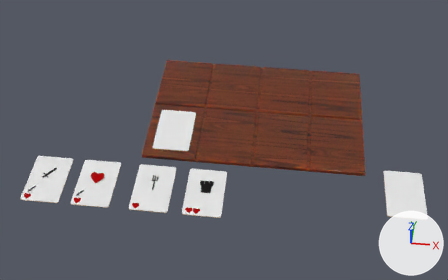
The Blender file blender/card-game.blend, before and after one commit.
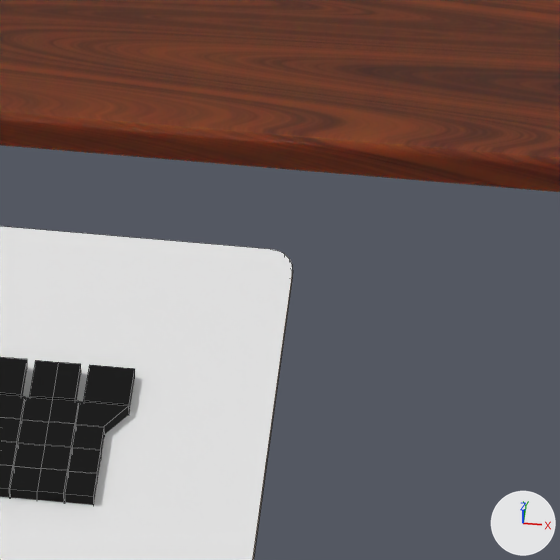
The first picture shows the older version from a 50 mm lens placed at (0.9, -25.6, 25.6), pointed at (-1.7, -2.1, -0.1). The close-ups show both versions on the part from 45% to 56% of the width and 54% to 71% of the height of that picture; other places that the commit changed are outside them. Arrows for +X, +Y and +Z are at lower right; the lights stay in place. The close-ups show mesh edges as thin lines.

Objects in the first close-up: 'Board', 'Card.005', 'Cube.012'.
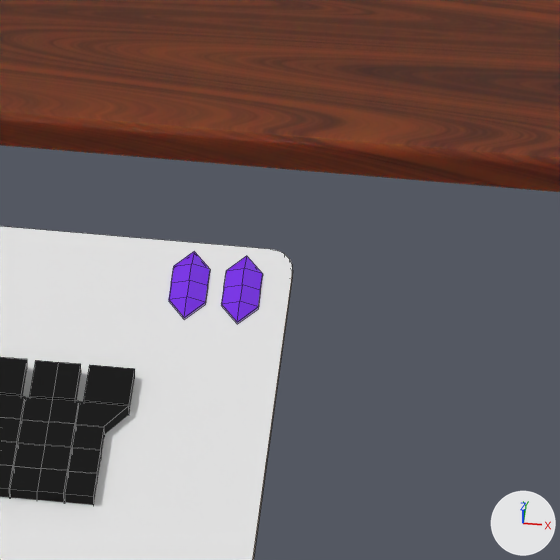
Pixel boxes (x1, y1, x2, y2) of what changed, in the close-ups (560 x 560 px):
'Gem.002', added (purple)
    after: (221, 256, 263, 323)
'Gem.003', added (purple)
    after: (169, 251, 210, 319)

The change, as a diff of the scene's bpy script:
```diff
--- a/blender/card-game.blend.py
+++ b/blender/card-game.blend.py
@@ mat_gem @@
+mat_gem = principled_material('Gem')
+mat_gem.base_color = (0.182, 0.0122, 0.8)  # purple #761de7
+mat_gem.roughness = 0.0
+mat_gem.sheen_weight = 0.2
@@ me_cube_005 @@
+me_cube_005.from_pydata([(0.0, -0.265, 0.038), (0.0, -0.265, 0.059), (0.113, 0.0, 0.038), (0.113, 0.0, 0.059), (0.0, 0.0, 0.097), (0.113, -0.133, 0.059), (0.0, -0.133, 0.097), (0.113, -0.133, 0.038)], [], [(5, 6, 1), (2, 3, 5, 7), (3, 4, 6, 5), (0, 7, 5, 1)])
+me_cube_005.materials.append(mat_gem)  # purple #761de7
@@ ob_gem_003 @@
+ob_gem_003 = bpy.data.objects.new('Gem.003', me_cube_005)
+ob_gem_003.location = (-1.728, -4.753, 0.025)
+ob_gem_003.scale = (0.732, 0.732, 0.732)
+_m = ob_gem_003.modifiers.new('Mirror', 'MIRROR')
+_m.use_axis = (True, True, False)
+_m.use_clip = True
@@ ob_gem_002 @@
+ob_gem_002 = bpy.data.objects.new('Gem.002', me_cube_005)
+ob_gem_002.location = (-1.489, -4.753, 0.025)
+ob_gem_002.scale = (0.732, 0.732, 0.732)
+_m = ob_gem_002.modifiers.new('Mirror', 'MIRROR')
+_m.use_axis = (True, True, False)
+_m.use_clip = True
```
